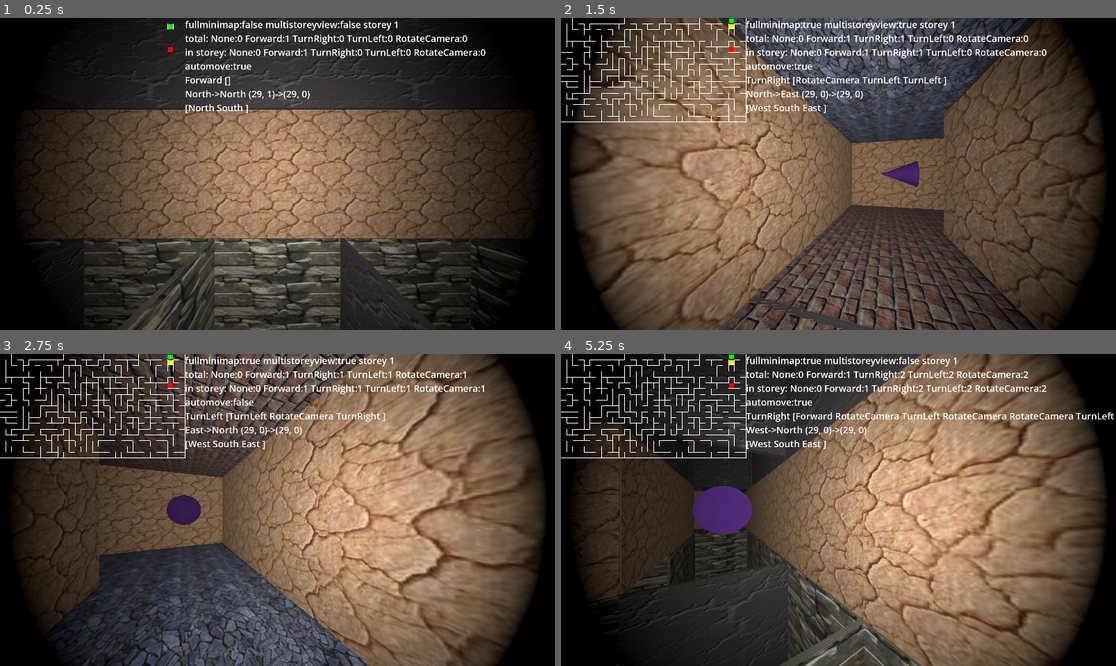
Above: before the commit, frames 1-4 (two rows, left to right).
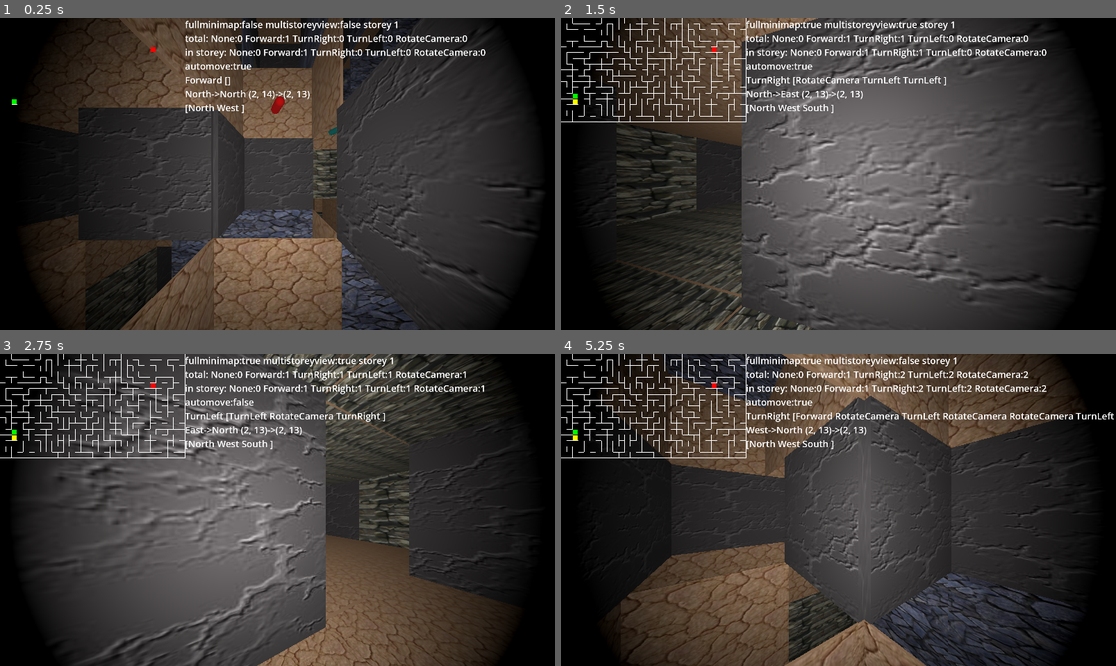
Above: after the commit, the same moments.

Repository: kasworld/gd4maze3d
Game: Godot game, scene res://main.tscn
The game is run twice, just before and just after one commit, with the same random seed, the same clock (stepped at 60 frames per second) and the same inputs.
Inputs (mouse positions are in pixels of both pictures, inside the frame that each line leads up to):
- Up to frame 1 (0.25 s): no input
- Up to frame 2 (1.5 s): tap Enter at 0.5 s; move the mouse to (960, 158) at 0.52 s; hold Right 0.53-1.28 s; tap 1 at 0.6 s; click (960, 158) at 0.67 s; tap Space at 0.77 s; move the mouse to (727, 189) at 1.27 s; hold Down from 1.28 s (still down); tap 2 at 1.35 s
- Up to frame 3 (2.75 s): tap Space at 1.52 s; move the mouse to (333, 441) at 2.02 s; release Down at 2.03 s; hold Right from 2.03 s (still down); tap 3 at 2.1 s
- Up to frame 4 (5.25 s): move the mouse to (810, 572) at 2.77 s; release Right at 2.78 s; hold Up 2.78-3.53 s; tap 1 at 2.85, 5.1 s; click (810, 572) at 2.92 s; tap Space at 3.02, 3.77, 4.52 s; move the mouse to (1005, 556) at 3.52 s; hold Left 3.53-5.03 s; tap 2 at 3.6 s; move the mouse to (672, 463) at 4.27 s; tap 3 at 4.35 s; move the mouse to (866, 510) at 5.02 s; hold Down from 5.03 s (still down); click (866, 510) at 5.17 s

The runs differ from the first frame. In frame 1, 53% of the frame differs, in the area x 2-98%, y 0-100%; in frame 2, 69%; in frame 3, 67%; in frame 4, 75%, in the area x 0-99%, y 0-100%.

Commit message:
storey stack ceiling,floor

Diff:
--- a/main.gd
+++ b/main.gd
@@ -5,7 +5,7 @@
 
 var storey_scene = preload("res://storey.tscn")
 var maze_size = Vector2i(32,18)
-const StoreyCount = 5
+const StoreyCount = 7
 const StoreyPlay = int(StoreyCount/2)
 var storey_list :Array[Storey]
 func new_storey()->Storey:
@@ -50,9 +50,11 @@
 	for i in StoreyCount:
 		var posy = i - StoreyPlay
 		var st = new_storey()
-		st.view_floor_ceiling(view_floor_ceiling,view_floor_ceiling)
+		st.view_floor_ceiling(false,false)
 		st.position.y = posy
 		storey_list.append(st)
+	storey_list[0].view_floor_ceiling(true,false)
+	storey_list[StoreyCount-1].view_floor_ceiling(false,true)
 
 	if minimap != null:
 		minimap.queue_free()
